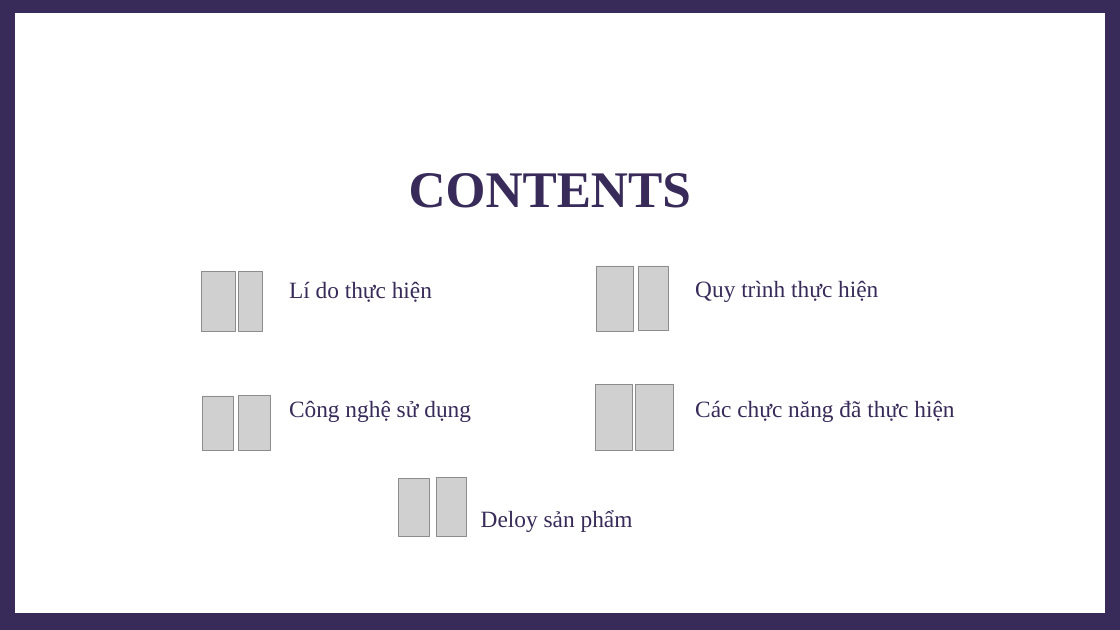
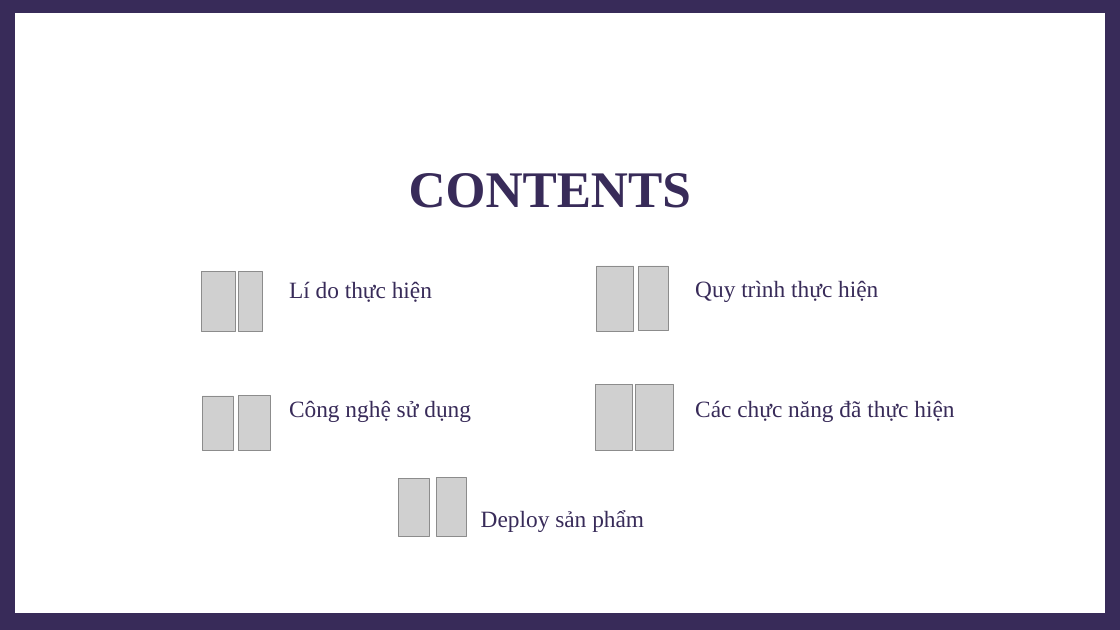
Before and after one commit to khanhlong2008/Covid-19-Tracker, a slide deck: slide 2 of Slide Thuyết trình/Nguyễn Khánh Long DBP_CIJS_D10.pptx. Drawn at 1120x630 pixels with LibreOffice and Linux fonts; fonts in the diff are those of the drawing; grey boxes stand for pictures. Boxes give left, top, right and bottom in pixels: in the first picture for what was removed or moved away, otherwise in the second. Text is boxed around its words. In the diff, an @@ line names an element or a change of style, - is before the commit and + after.

```diff
--- a/Slide Thuyết trình/Nguyễn Khánh Long DBP_CIJS_D10.pptx
+++ b/Slide Thuyết trình/Nguyễn Khánh Long DBP_CIJS_D10.pptx
@@ text at [481,510,644,532]: text changed @@
-Deloy sản phẩm
+Deploy sản phẩm
```
Also in this commit, not shown: 1 other slide changed, 25 other files.
